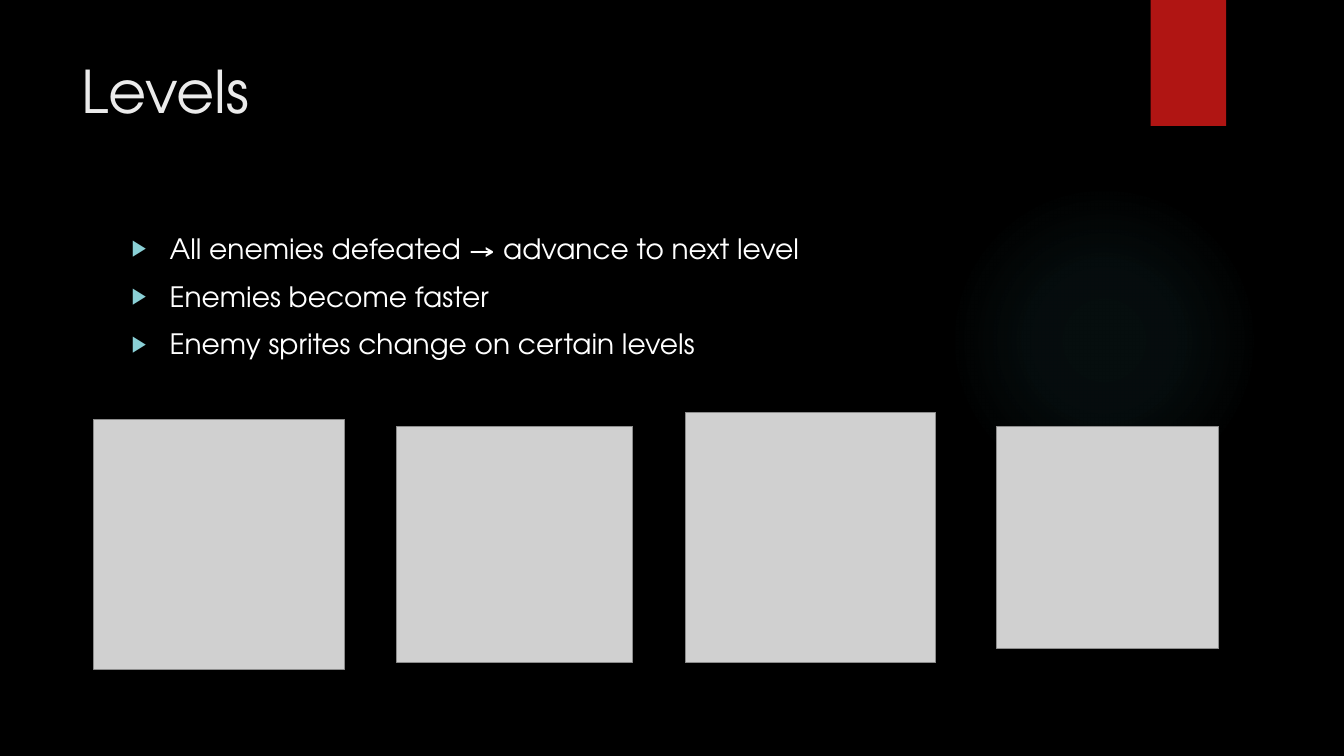
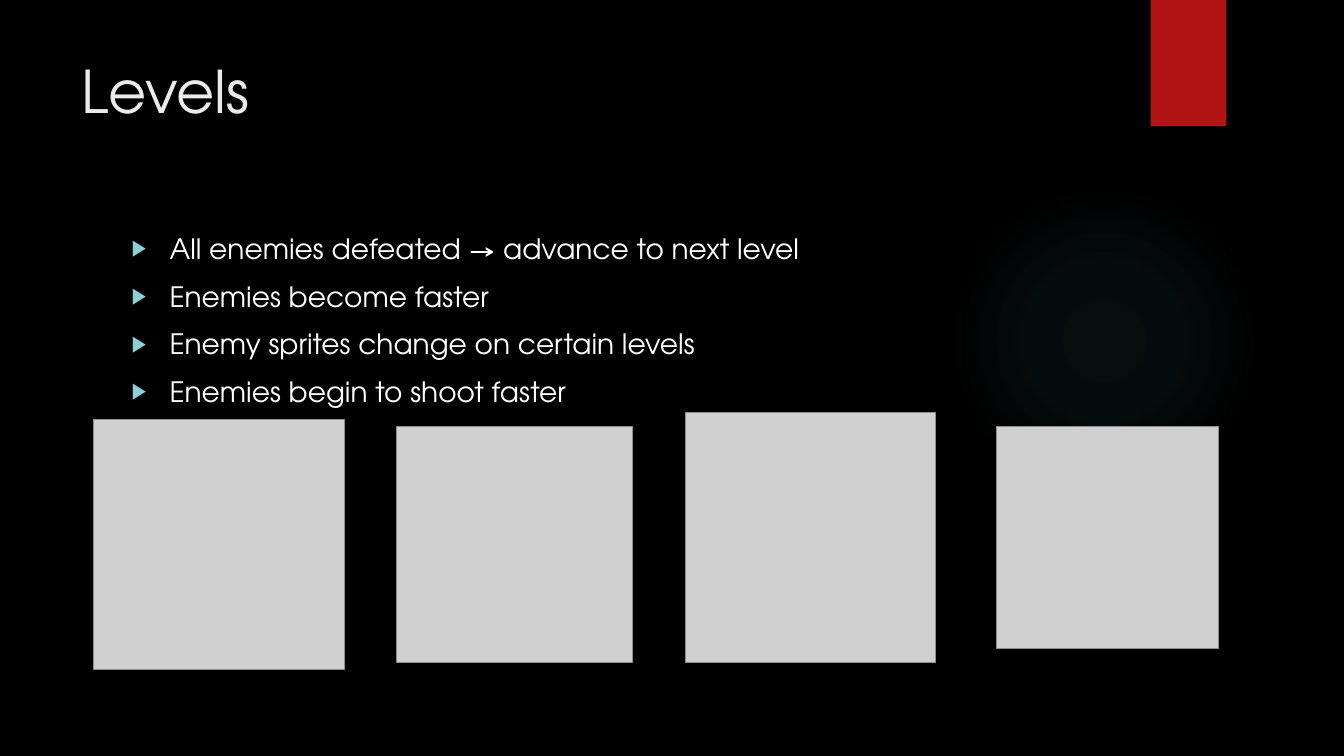
Before and after one commit to roehlerw/CSE471Project3, a slide deck: slide 4 of Presentation/CSE 471 Project 3.pptx. Drawn at 1344x756 pixels with LibreOffice and Linux fonts; fonts in the diff are those of the drawing; grey boxes stand for pictures; background and template pictures are left out. Boxes give left, top, right and bottom in pixels: in the first picture for what was removed or moved away, otherwise in the second. Text is boxed around its words. In the diff, an @@ line names an element or a change of style, - is before the commit and + after.

```diff
--- a/Presentation/CSE 471 Project 3.pptx
+++ b/Presentation/CSE 471 Project 3.pptx
@@ text at [170,381,566,408]: paragraph added @@
+▶ Enemies begin to shoot faster
```
Also in this commit, not shown: 2 slides added, 3 other files.
